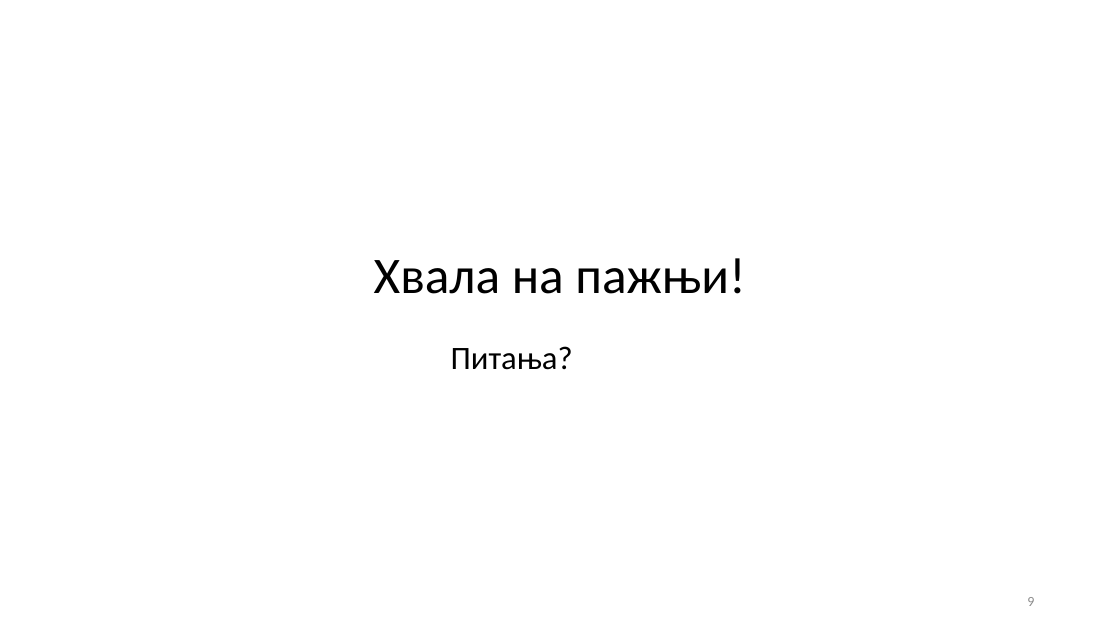
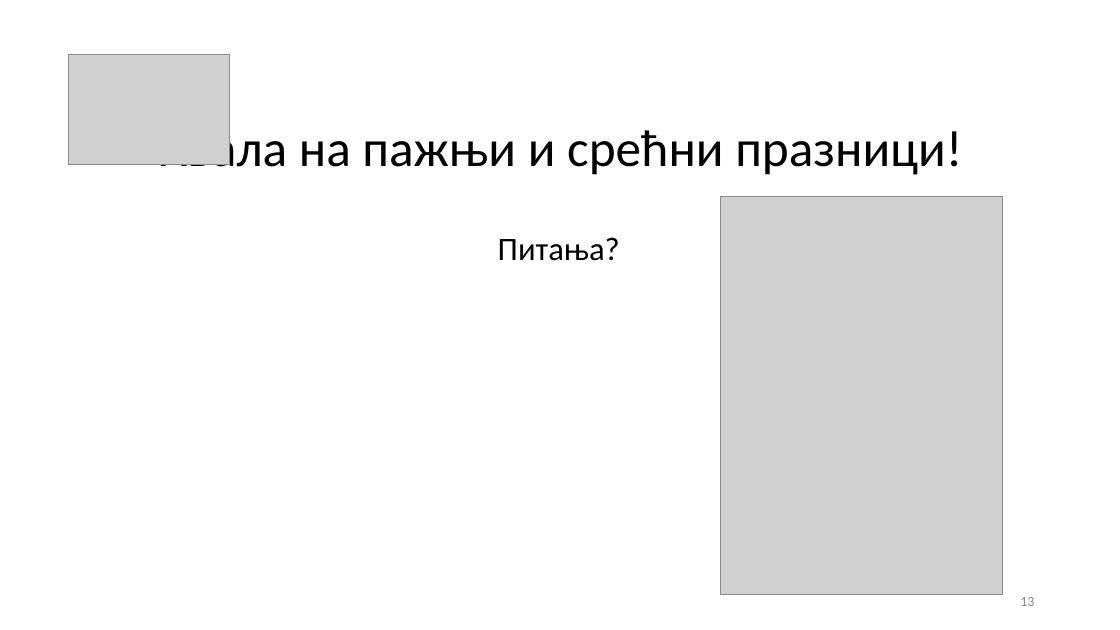
Before and after one commit to alebogi/remind_me_later_extension, a slide deck: slide 13 of Aleksandra Bogicevic 170390.pptx (slide 9 before the commit). Drawn at 1120x630 pixels with LibreOffice and Linux fonts; fonts in the diff are those of the drawing; grey boxes stand for pictures. Boxes give left, top, right and bottom in pixels: in the first picture for what was removed or moved away, otherwise in the second. Text is boxed around its words. In the diff, an @@ line names an element or a change of style, - is before the commit and + after.

Commit message:
word typo + ppt skoro gotovo

```diff
--- a/Aleksandra Bogicevic 170390.pptx
+++ b/Aleksandra Bogicevic 170390.pptx
@@ picture added at (68, 55, 229, 165) @@
@@ title at (161, 124, 962, 179): text changed @@
-Хвала на пажњи!
+Хвала на пажњи и срећни празници!
@@ picture added at (721, 196, 1003, 595) @@
@@ text "Питања?": place and size @@
-text "Питања?" at (451, 346, 573, 370)
+text "Питања?" at (498, 237, 620, 261)
@@ page number at (1020, 597, 1034, 606): text changed @@
-9
+13
```
Also in this commit, not shown: 5 other slides changed, 4 slides added, 1 other file.
